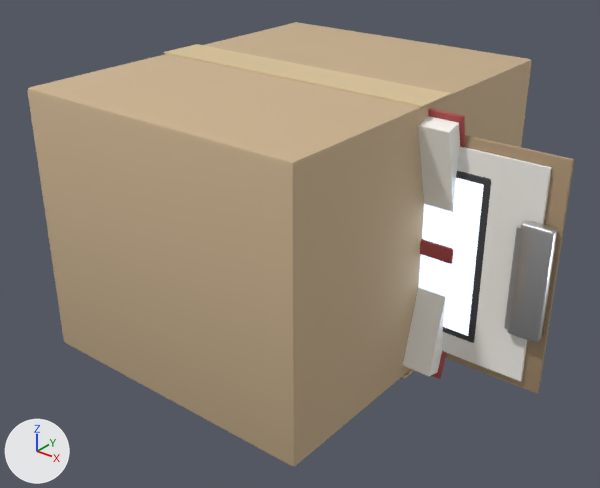
Two versions of the glTF model unreal/Pipeline/out/ue/HandProps.glb, one commit apart.
Rendered twice from a 50 mm camera at (0.513, -0.633, 0.346) aimed at (0.023, -0.021, -0.034). The axes (+X, +Y, +Z) are drawn at lower left. The lights are the same throughout. The first picture is the older version. Vertices at exactly the same position are counted once.

The first picture shows 'prop__book', 'prop__box', 'prop__clipboard', 'prop__tablet'.
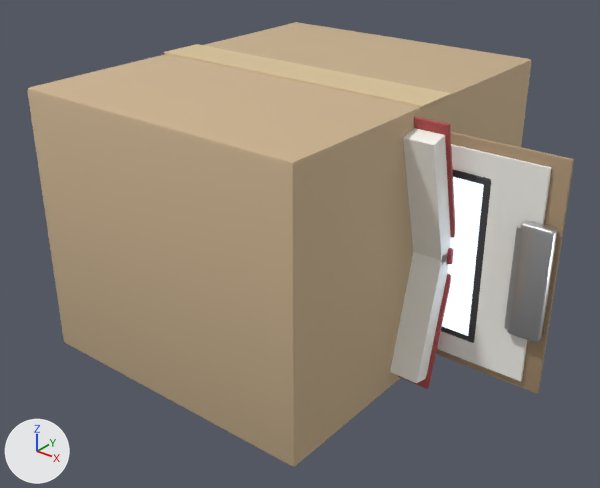
The change, as a list of edits to the scene's bpy script:
```text
Change me_prop__book:
    used by ob_prop__book; location = (0.0, 0.0, 0.0)
    remove me_prop__book.from_pydata(...)  # 184 vertices, 348 faces; spans x -0.004..0.194, y -0.028..0.024, z -0.135..0.135
    add me_prop__book.from_pydata(...)  # 184 vertices, 348 faces; spans x -0.004..0.194, y -0.052..0.0, z -0.134..0.134
    me_prop__book part 1: the loose piece of 56 vertices spanning x -0.004..0.194, y -0.012..0.024, z -0.135..-0.001 is moved by (0.0, -0.024, 0.001)
    me_prop__book part 2: the loose piece of 56 vertices spanning x -0.004..0.194, y -0.012..0.024, z 0.001..0.135 is moved by (0.0, -0.024, -0.001)
    me_prop__book part 3: the loose piece of 56 vertices spanning x -0.004..0.194, y -0.01..0.002, z -0.008..0.008 is moved by (0.0, -0.002, 0.0)
    me_prop__book part 4: the loose piece of 8 vertices spanning x 0.0..0.19, y -0.028..0.02, z -0.128..0.0 is moved by (0.0, -0.024, 0.005)
    me_prop__book part 5: the loose piece of 8 vertices spanning x 0.0..0.19, y -0.028..0.02, z 0.0..0.128 is moved by (0.0, -0.024, -0.005)
```

Location of each change, (x1, y1, x2, y2) in pixels of the pictures (600 x 488 px; the box of a moved part takes in the faces that stretch with it):
'prop__book', reshaped: before (403, 109, 466, 379); after (390, 116, 455, 389)
part 1 of me_prop__book, moved or reshaped (mostly hidden before): before (431, 351, 446, 379); after (398, 274, 451, 389)
part 2 of me_prop__book, moved or reshaped: before (428, 109, 466, 147); after (414, 116, 455, 238)
part 3 of me_prop__book, moved or reshaped (mostly hidden afterwards): before (420, 239, 453, 264); after (447, 248, 453, 264)
part 4 of me_prop__book, moved or reshaped: before (403, 287, 445, 376); after (390, 252, 448, 383)
part 5 of me_prop__book, moved or reshaped: before (418, 116, 460, 212); after (403, 128, 451, 265)
